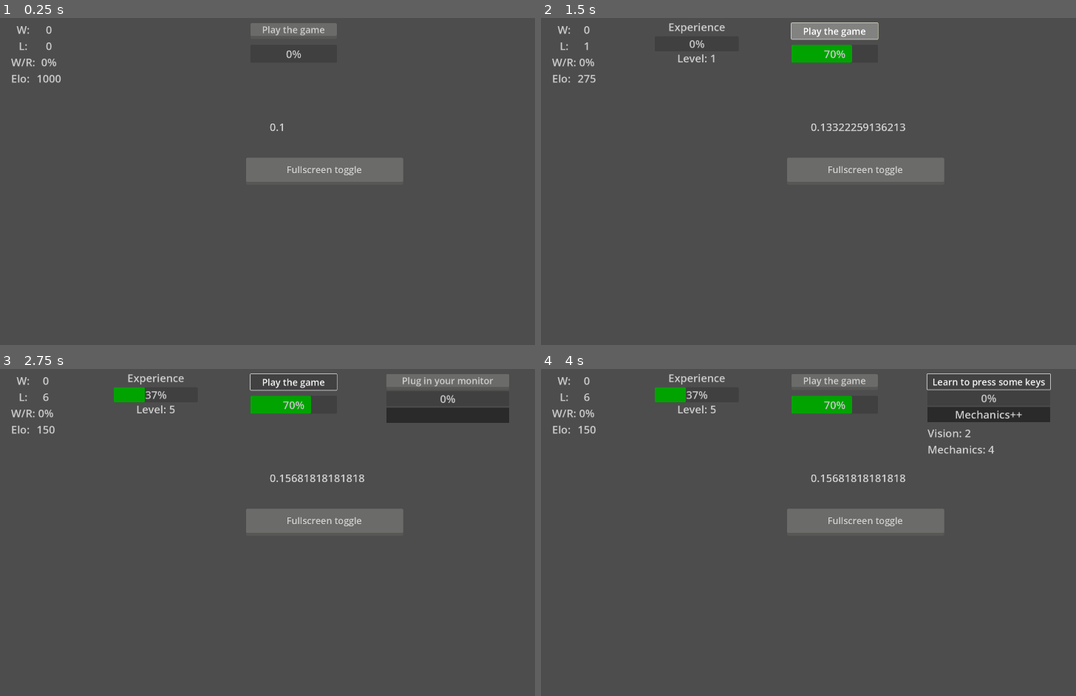
Above: before the commit, frames 1-4 (two rows, left to right).
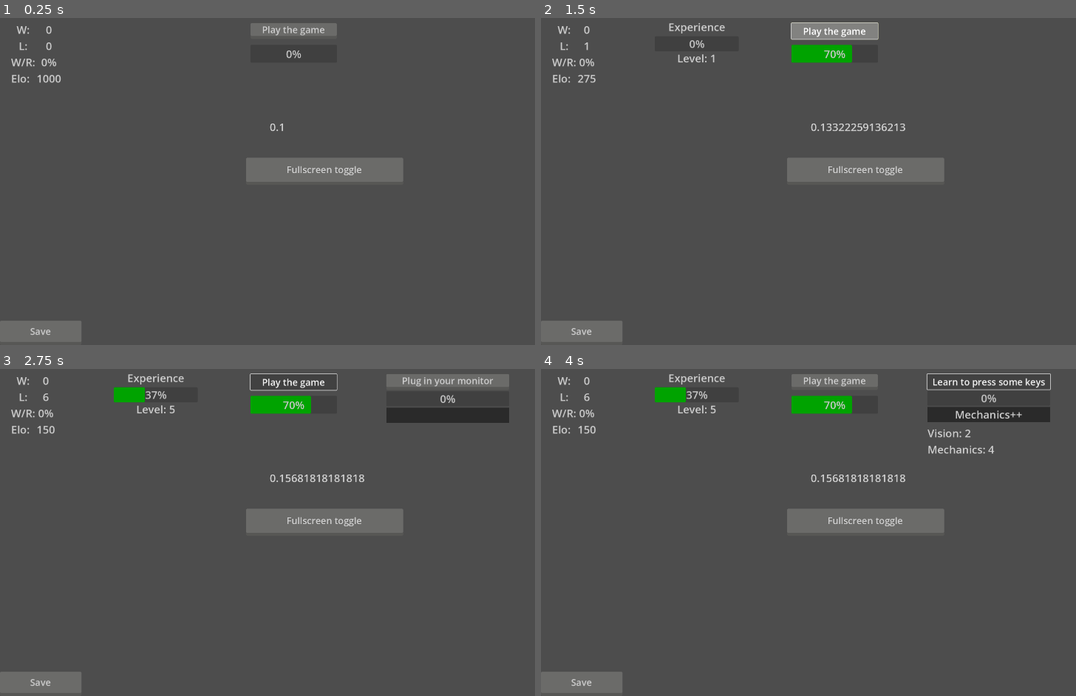
Above: after the commit, the same moments.

Repository: Rycerzklanu/moba_incremental
Game: Godot game, scene res://Scenes/main.tscn
Same seed, same stepped clock (60 frames per second), same inputs: the game is played once before the commit and once after it.
Inputs (mouse positions are in pixels of both pictures, inside the frame that each line leads up to):
- Up to frame 1 (0.25 s): no input
- Up to frame 2 (1.5 s): click (583, 331) at 0.5 s, where only the run after the commit has a clickable "Save"; click "Play the game" at 1.25 s
- Up to frame 3 (2.75 s): click "Play the game" at 2 s
- Up to frame 4 (4 s): click "Plug in your monitor" at 2.75 s; click "Learn to move your mouse" at 3.5 s

The runs differ from the first frame. In frame 1, 1.0% of the frame differs, in the area x 0-16%, y 92-100%; in frame 2, 1.0%; in frame 3, 1.0%; in frame 4, 1.0%.

Commit message:
Started working on a save system

Diff:
--- /dev/null
+++ b/Scenes/equipment_ui.tscn
@@ -0,0 +1,9 @@
+[gd_scene format=3 uid="uid://cblglixd3gyge"]
+
+[node name="Equipment_ui" type="Control"]
+layout_mode = 3
+anchors_preset = 15
+anchor_right = 1.0
+anchor_bottom = 1.0
+grow_horizontal = 2
+grow_vertical = 2
--- /dev/null
+++ b/Scenes/main.gd
@@ -0,0 +1,4 @@
+extends Node
+
+func _ready():
+	var save_nodes = get_tree().get_nodes_in_group("Persist")
--- a/Scenes/main.tscn
+++ b/Scenes/main.tscn
@@ -1,8 +1,13 @@
-[gd_scene load_steps=2 format=3 uid="uid://baaciauo3mwqu"]
+[gd_scene load_steps=4 format=3 uid="uid://baaciauo3mwqu"]
 
+[ext_resource type="Script" path="res://Scenes/main.gd" id="1_68t3i"]
 [ext_resource type="PackedScene" uid="uid://d2uxgs5muwiq8" path="res://Scenes/tab_1ui.tscn" id="1_72owr"]
+[ext_resource type="PackedScene" uid="uid://dnqudsf42xbqj" path="res://Scenes/save_system.tscn" id="2_0cr1w"]
 
 [node name="Node" type="Node"]
+script = ExtResource("1_68t3i")
 
 [node name="Tab1UI" parent="." instance=ExtResource("1_72owr")]
 metadata/_edit_group_ = true
+
+[node name="Save_system" parent="." instance=ExtResource("2_0cr1w")]
--- /dev/null
+++ b/Scenes/save_system.gd
@@ -0,0 +1 @@
+extends Node
--- /dev/null
+++ b/Scenes/save_system.tscn
@@ -0,0 +1,19 @@
+[gd_scene load_steps=3 format=3 uid="uid://dnqudsf42xbqj"]
+
+[ext_resource type="Script" path="res://Scenes/save_system.gd" id="1_bxa68"]
+[ext_resource type="Theme" uid="uid://cmyvtqykhbior" path="res://main_theme.tres" id="2_70n6x"]
+
+[node name="Save_system" type="Node"]
+script = ExtResource("1_bxa68")
+
+[node name="Button" type="Button" parent="."]
+anchors_preset = -1
+anchor_top = 0.927
+anchor_right = 0.138
+anchor_bottom = 1.0
+offset_top = -0.160034
+offset_right = 0.039978
+grow_vertical = 0
+size_flags_vertical = 8
+theme = ExtResource("2_70n6x")
+text = "Save"
--- a/Scenes/tab_1ui.tscn
+++ b/Scenes/tab_1ui.tscn
@@ -25,7 +25,7 @@
 
 [sub_resource type="Theme" id="Theme_ani4c"]
 
-[node name="Tab1UI" type="Control"]
+[node name="Tab1UI" type="Control" groups=["Persist"]]
 layout_mode = 3
 anchors_preset = 15
 anchor_right = 1.0
@@ -48,7 +48,7 @@
 script = ExtResource("3_vji8d")
 metadata/_edit_use_anchors_ = true
 
-[node name="Play_game_ProgBar" type="ProgressBar" parent="."]
+[node name="Play_game_ProgBar" type="ProgressBar" parent="." groups=["Persist"]]
 show_behind_parent = true
 layout_mode = 1
 anchors_preset = -1
@@ -84,7 +84,7 @@
 script = ExtResource("4_mpswu")
 metadata/_edit_use_anchors_ = true
 
-[node name="Timer" type="Timer" parent="Play_game_ProgBar"]
+[node name="Timer" type="Timer" parent="Play_game_ProgBar" groups=["Persist"]]
 process_callback = 0
 wait_time = 0.05
 
@@ -109,7 +109,7 @@
 horizontal_alignment = 1
 vertical_alignment = 1
 
-[node name="SoloQ_W_amount" type="Label" parent="Play_game_ProgBar/GridContainer"]
+[node name="SoloQ_W_amount" type="Label" parent="Play_game_ProgBar/GridContainer" groups=["Persist"]]
 layout_mode = 2
 theme = ExtResource("3_3qtp6")
 text = "0"
@@ -124,7 +124,7 @@
 horizontal_alignment = 1
 vertical_alignment = 1
 
-[node name="SoloQ_L_amount" type="Label" parent="Play_game_ProgBar/GridContainer"]
+[node name="SoloQ_L_amount" type="Label" parent="Play_game_ProgBar/GridContainer" groups=["Persist"]]
 layout_mode = 2
 theme = ExtResource("3_3qtp6")
 text = "0"
@@ -139,7 +139,7 @@
 horizontal_alignment = 1
 vertical_alignment = 1
 
-[node name="SoloQ_WR_amount" type="Label" parent="Play_game_ProgBar/GridContainer"]
+[node name="SoloQ_WR_amount" type="Label" parent="Play_game_ProgBar/GridContainer" groups=["Persist"]]
 layout_mode = 2
 theme = ExtResource("3_3qtp6")
 horizontal_alignment = 1
@@ -150,13 +150,13 @@
 layout_mode = 2
 text = "Elo:"
 
-[node name="Elo_amount" type="Label" parent="Play_game_ProgBar/GridContainer"]
+[node name="Elo_amount" type="Label" parent="Play_game_ProgBar/GridContainer" groups=["Persist"]]
 layout_mode = 2
 text = "1000
 "
 script = ExtResource("9_w537t")
 
-[node name="Player_exp_ProgBar" type="ProgressBar" parent="."]
+[node name="Player_exp_ProgBar" type="ProgressBar" parent="." groups=["Persist"]]
 layout_mode = 1
 anchors_preset = -1
 anchor_left = 0.193
@@ -171,7 +171,7 @@
 allow_greater = true
 script = ExtResource("10_chrru")
 
-[node name="Label" type="Label" parent="Player_exp_ProgBar"]
+[node name="Label" type="Label" parent="Player_exp_ProgBar" groups=["Persist"]]
 layout_mode = 1
 anchors_preset = -1
 anchor_top = 0.963
@@ -198,7 +198,7 @@
 text = "Experience"
 horizontal_alignment = 1
 
-[node name="Skills_container" type="GridContainer" parent="."]
+[node name="Skills_container" type="GridContainer" parent="." groups=["Persist"]]
 layout_mode = 1
 anchors_preset = -1
 anchor_left = 0.653667
@@ -221,17 +221,17 @@
 text = "Plug in your monitor"
 script = ExtResource("11_fw10i")
 
-[node name="Learn_skill_ProgBar" type="ProgressBar" parent="Skills_container"]
+[node name="Learn_skill_ProgBar" type="ProgressBar" parent="Skills_container" groups=["Persist"]]
 custom_minimum_size = Vector2(400, 0)
 layout_mode = 2
 theme = ExtResource("3_3qtp6")
 script = ExtResource("12_d7823")
 
-[node name="Timer" type="Timer" parent="Skills_container/Learn_skill_ProgBar"]
+[node name="Timer" type="Timer" parent="Skills_container/Learn_skill_ProgBar" groups=["Persist"]]
 process_callback = 0
 wait_time = 0.024
 
-[node name="Skills_flavor_text" type="Label" parent="Skills_container"]
+[node name="Skills_flavor_text" type="Label" parent="Skills_container" groups=["Persist"]]
 layout_mode = 2
 theme = ExtResource("3_3qtp6")
 horizontal_alignment = 1
@@ -280,32 +280,32 @@
 script = ExtResource("16_wgwvw")
 metadata/_edit_use_anchors_ = true
 
-[node name="Vision_label" type="Label" parent="RPG Skills"]
+[node name="Vision_label" type="Label" parent="RPG Skills" groups=["Persist"]]
 layout_mode = 2
 theme = ExtResource("3_3qtp6")
 script = ExtResource("18_85nc4")
 
-[node name="Mechanics_label" type="Label" parent="RPG Skills"]
+[node name="Mechanics_label" type="Label" parent="RPG Skills" groups=["Persist"]]
 layout_mode = 2
 theme = ExtResource("3_3qtp6")
 script = ExtResource("17_kqcnd")
 
-[node name="Knowledge_label" type="Label" parent="RPG Skills"]
+[node name="Knowledge_label" type="Label" parent="RPG Skills" groups=["Persist"]]
 layout_mode = 2
 theme = ExtResource("3_3qtp6")
 script = ExtResource("20_o75m5")
 
-[node name="Teamplay_label" type="Label" parent="RPG Skills"]
+[node name="Teamplay_label" type="Label" parent="RPG Skills" groups=["Persist"]]
 layout_mode = 2
 theme = ExtResource("3_3qtp6")
 script = ExtResource("22_rvp02")
 
-[node name="Champ_mast_label" type="Label" parent="RPG Skills"]
+[node name="Champ_mast_label" type="Label" parent="RPG Skills" groups=["Persist"]]
 layout_mode = 2
 theme = ExtResource("3_3qtp6")
 script = ExtResource("19_bn7ce")
 
-[node name="Understanding_label" type="Label" parent="RPG Skills"]
+[node name="Understanding_label" type="Label" parent="RPG Skills" groups=["Persist"]]
 layout_mode = 2
 theme = ExtResource("3_3qtp6")
 script = ExtResource("21_gtyi2")
